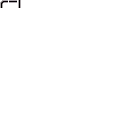
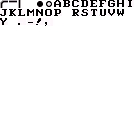
Revision of a layered 135×135 image; what changed, layer by layer:
added layer "Alpha" above "Empty Health Dot" over [0, 0, 134, 26]
added layer "Empty Health Dot" above "Filled Health Dot" over [46, 1, 52, 7]
added layer "Filled Health Dot" above "Solid White" over [37, 1, 43, 7]
